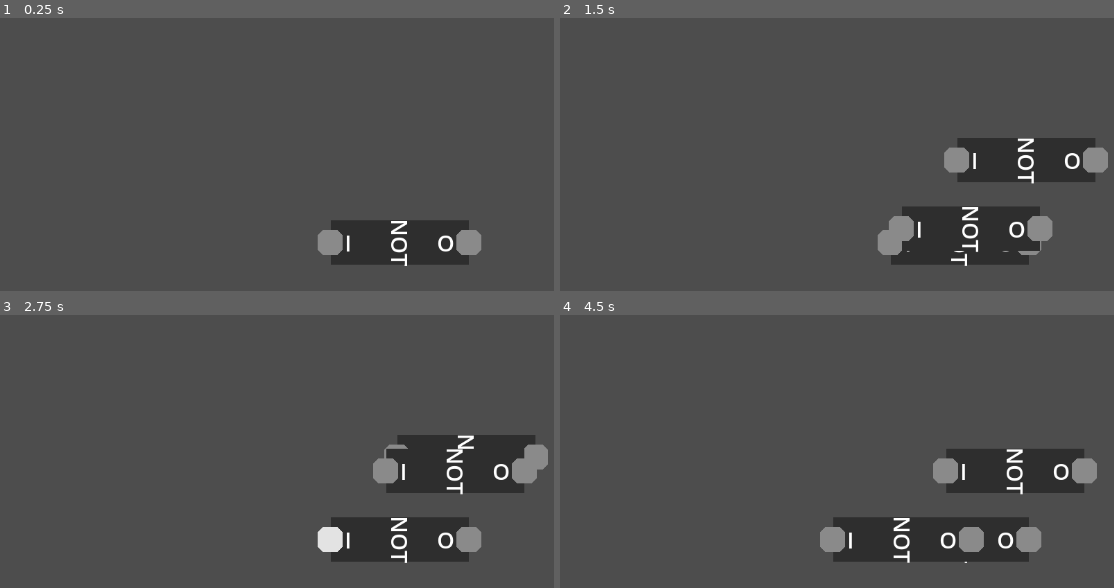
Above: before the commit, frames 1-4 (two rows, left to right).
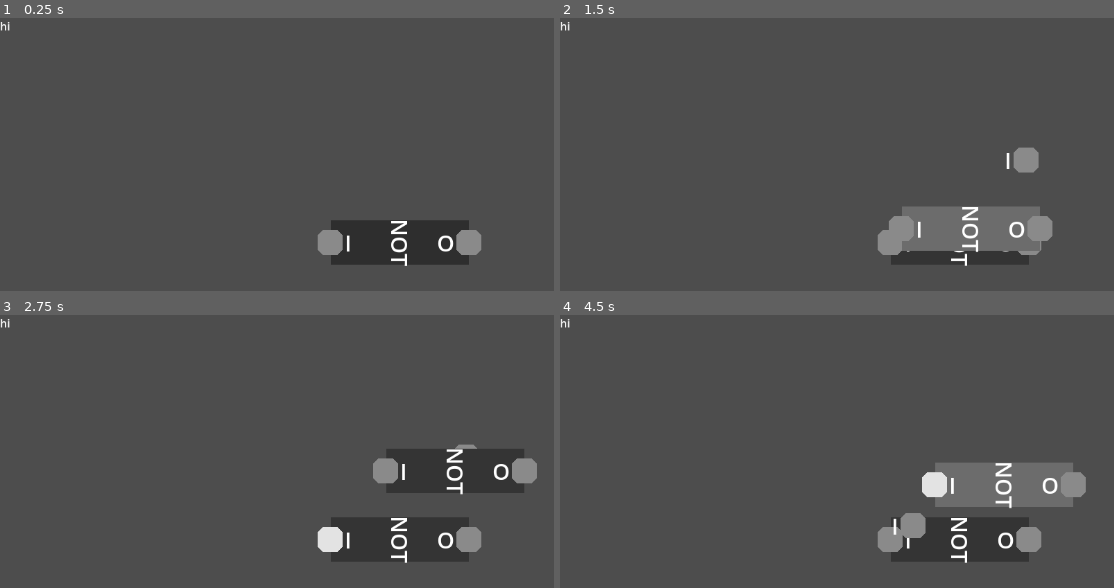
Above: after the commit, the same moments.

Repository: mncc8337/yals
Game: Godot game, scene res://main.tscn
The game is run twice, just before and just after one commit, with the same random seed, the same clock (stepped at 60 frames per second) and the same inputs.
Inputs (mouse positions are in pixels of both pictures, inside the frame that each line leads up to):
- Up to frame 1 (0.25 s): no input
- Up to frame 2 (1.5 s): tap Enter at 0.5 s; drag from (958, 241) to (1041, 143) at 0.52 s; tap Space at 1.25 s; drag from (958, 241) to (1025, 159) at 1.27 s
- Up to frame 3 (2.75 s): tap Enter at 2 s; move the mouse to (332, 538) at 2.02 s; click (332, 538) at 2.17 s
- Up to frame 4 (4.5 s): tap Space at 2.75, 4.25 s; drag from (1030, 538) to (1097, 456) at 2.77 s; tap Enter at 3.5 s; drag from (1025, 456) to (892, 538) at 3.52 s; drag from (958, 456) to (892, 538) at 4.27 s

The runs differ from the first frame. In frame 1, less than 0.1% of the frame differs, in the area x 0-74%, y 1-91%; in frame 2, 7.8%; in frame 3, 1.6%; in frame 4, 9.0%, in the area x 0-97%, y 1-91%.

Commit message:
make Wire a child of Element

Diff:
--- a/main.gd
+++ b/main.gd
@@ -19,8 +19,6 @@
 	add_pin("I", IC.PinType.Input)
 	add_ic(not_scene)
 	add_ic(not_scene)
-	add_ic(not_scene)
-	add_ic(not_scene)
 
 
 func add_pin(pin_name: String, pin_type: IC.PinType):
--- a/main.tscn
+++ b/main.tscn
@@ -8,11 +8,27 @@
 [node name="Main" type="Node"]
 script = ExtResource("1_ig7tw")
 
+[node name="UI" type="CanvasLayer" parent="."]
+
+[node name="Control" type="Control" parent="UI"]
+layout_mode = 3
+anchors_preset = 15
+anchor_right = 1.0
+anchor_bottom = 1.0
+grow_horizontal = 2
+grow_vertical = 2
+mouse_filter = 2
+
+[node name="Label" type="Label" parent="UI/Control"]
+layout_mode = 0
+offset_right = 40.0
+offset_bottom = 23.0
+text = "hi"
+
 [node name="Camera" type="Camera2D" parent="."]
 unique_name_in_owner = true
 
 [node name="Timer" type="Timer" parent="."]
-wait_time = 0.25
 autostart = true
 
 [node name="DrawingController" type="Node" parent="."]
@@ -24,9 +40,6 @@
 [node name="ElementInspector" type="Node" parent="."]
 script = ExtResource("4_lquwl")
 
-[node name="Wires" type="Node" parent="."]
-unique_name_in_owner = true
-
 [node name="Elements" type="Node" parent="."]
 unique_name_in_owner = true
 
--- a/scene/default_gate/and.gd
+++ b/scene/default_gate/and.gd
@@ -3,6 +3,7 @@
 @export var input_count: int = 2
 
 func _ready() -> void:
+	super()
 	add_pin("O", PinType.Output)
 	for i in range(input_count):
 		add_pin("I" + str(i), PinType.Input)
--- a/scene/default_gate/not.gd
+++ b/scene/default_gate/not.gd
@@ -1,6 +1,7 @@
 extends IC
 
 func _ready() -> void:
+	super()
 	add_pin("O", PinType.Output)
 	add_pin("I", PinType.Input)
 
--- a/scene/default_gate/or.gd
+++ b/scene/default_gate/or.gd
@@ -3,6 +3,7 @@
 @export var input_count: int = 2
 
 func _ready() -> void:
+	super()
 	add_pin("O", PinType.Output)
 	for i in range(input_count):
 		add_pin("I" + str(i), PinType.Input)
--- a/scene/default_gate/xor.gd
+++ b/scene/default_gate/xor.gd
@@ -3,6 +3,7 @@
 @export var input_count: int = 2
 
 func _ready() -> void:
+	super()
 	add_pin("O", PinType.Output)
 	for i in range(input_count):
 		add_pin("I" + str(i), PinType.Input)
--- a/scene/element.gd
+++ b/scene/element.gd
@@ -9,9 +9,5 @@
 var is_dragging: bool = false
 
 
-func _on_area_mouse_entered() -> void:
-	mouse_entered.emit()
-
-
 func _on_area_mouse_exited() -> void:
 	mouse_exited.emit()
--- a/scene/element.tscn
+++ b/scene/element.tscn
@@ -3,7 +3,6 @@
 [ext_resource type="Script" uid="uid://cq66bkgu4dmvg" path="res://scene/element.gd" id="1_8e27a"]
 
 [sub_resource type="RectangleShape2D" id="RectangleShape2D_8e27a"]
-size = Vector2(24, 24)
 
 [sub_resource type="LabelSettings" id="LabelSettings_8e27a"]
 font_size = 32
@@ -29,5 +28,4 @@
 text = "Element"
 label_settings = SubResource("LabelSettings_8e27a")
 
-[connection signal="mouse_entered" from="Area" to="." method="_on_area_mouse_entered"]
 [connection signal="mouse_exited" from="Area" to="." method="_on_area_mouse_exited"]
--- a/scene/ic.gd
+++ b/scene/ic.gd
@@ -10,6 +10,10 @@
 			ic_name = val
 			%Label.text = val
 
+
+const UNSELECT_COLOR: Color = Color(0.205, 0.205, 0.205, 1.0)
+const SELECT_COLOR: Color = Color(0.427, 0.427, 0.427, 1.0)
+
 enum PinType {
 	Input,
 	Output,
@@ -22,6 +26,7 @@
 	PinType.Output: [],
 }
 
+var all_pins: Array[Joint] = []
 var io_pin_type_map: Dictionary[Joint, PinType] = {}
 var io_pin_name_map: Dictionary[String, Joint] = {}
 
@@ -32,6 +37,17 @@
 	if design_mode:
 		visible = false
 		%Area/CollisionShape.disabled = true
+	else:
+		mouse_entered.connect(_on_mouse_entered)
+		mouse_exited.connect(_on_mouse_exited)
+
+
+func _on_mouse_entered() -> void:
+	%Area/Shape.color = SELECT_COLOR
+
+
+func _on_mouse_exited() -> void:
+	%Area/Shape.color = UNSELECT_COLOR
 
 
 func _resize_container(container: Node2D, available_size: float) -> void:
@@ -56,6 +72,7 @@
 	pin.name = pin_name
 	pin.value = false
 	pin.associated_ic = self
+	all_pins.append(pin)
 	io_pin[pin_type].append(pin)
 	io_pin_type_map[pin] = pin_type
 	io_pin_name_map[pin_name] = pin
--- a/scene/ic.tscn
+++ b/scene/ic.tscn
@@ -4,6 +4,7 @@
 [ext_resource type="Script" uid="uid://brdlca0gvo0h0" path="res://scene/ic.gd" id="2_qc4ip"]
 
 [sub_resource type="RectangleShape2D" id="RectangleShape2D_qc4ip"]
+resource_local_to_scene = true
 size = Vector2(200, 120)
 
 [node name="IC" instance=ExtResource("1_c8rht")]
--- a/scene/joint.tscn
+++ b/scene/joint.tscn
@@ -4,6 +4,7 @@
 [ext_resource type="PackedScene" uid="uid://df66ol0cevrpd" path="res://scene/element.tscn" id="1_gcrf7"]
 
 [sub_resource type="CircleShape2D" id="CircleShape2D_mpbps"]
+resource_local_to_scene = true
 radius = 21.0
 
 [node name="Joint" instance=ExtResource("1_gcrf7")]
--- a/scene/wire.gd
+++ b/scene/wire.gd
@@ -1,20 +1,30 @@
 class_name Wire
-extends Line2D
+extends Element
 
 
 @export var joints: Array[Joint] = []
 
-const INACTIVE_COLOR: Color = Color("#545454")
-const ACTIVE_COLOR: Color = Color("#ff6969")
-const SELECT_COLOR: Color = Color("#e3e3e3")
+const SELECT_COLOR: Dictionary[bool, Color] = {
+	true: Color("#ff9999"),
+	false: Color("#e3e3e3"),
+}
+
+const UNSELECT_COLOR: Dictionary[bool, Color] = {
+	true: Color("#ff5a5a"),
+	false: Color("#8a8a8a"),
+}
+
+var value: bool = false
 
 
 func _ready() -> void:
-	default_color = INACTIVE_COLOR
+	%Line.default_color = UNSELECT_COLOR[value]
 	global_position = Vector2.ZERO
-	add_point(Vector2.ZERO)
-	add_point(Vector2.ZERO)
-	default_color = INACTIVE_COLOR
+	%Line.add_point(Vector2.ZERO)
+	%Line.add_point(Vector2.ZERO)
+	mouse_entered.connect(_on_mouse_entered)
+	%Area/CollisionShape.disabled = true
+	draggable = false
 
 
 func add_joint(joint: Joint):
@@ -26,21 +36,46 @@
 	joints.append(joint)
 	joint.toggled.connect(_on_joint_toggled)
 	joint.moved.connect(_on_joint_moved)
-	set_point_position(len(joints) - 1, joint.global_position)
+	%Line.set_point_position(len(joints) - 1, joint.global_position)
 
 	if len(joints) == 2:
 		joints[0].make_connection(joints[1])
+		%Area/CollisionShape.disabled = false
+		_update_collision_shape()
 
 
-func _on_joint_toggled(value) -> void:
-	if value:
-		default_color = ACTIVE_COLOR
-	else:
-		default_color = INACTIVE_COLOR
+func set_end_position(new_pos: Vector2) -> void:
+	%Line.set_point_position(1, new_pos)
+
+
+func _on_joint_toggled() -> void:
+	value = joints[0].value and joints[1].value
+	%Line.default_color = UNSELECT_COLOR[value]
 
 
 func _on_joint_moved(joint: Joint, new_pos: Vector2):
 	if joint == joints[0]:
-		set_point_position(0, new_pos)
+		%Line.set_point_position(0, new_pos)
 	else:
-		set_point_position(1, new_pos)
+		%Line.set_point_position(1, new_pos)
+	_update_collision_shape()
+
+func _update_collision_shape():
+	var p1 = %Line.get_point_position(0)
+	var p2 = %Line.get_point_position(1)
+
+	var center = (p1 + p2) / 2
+	var angle = (p2 - p1).angle()
+	var length = p1.distance_to(p2)
+
+	%Area/CollisionShape.position = center
+	%Area/CollisionShape.rotation = angle
+	%Area/CollisionShape.shape.size = Vector2(length, %Line.width)
+
+
+func _on_mouse_entered() -> void:
+	%Line.default_color = SELECT_COLOR[value]
+
+
+func _on_area_mouse_exited() -> void:
+	%Line.default_color = UNSELECT_COLOR[value]
--- a/scene/wire.tscn
+++ b/scene/wire.tscn
@@ -1,7 +1,24 @@
-[gd_scene load_steps=2 format=3 uid="uid://dhe0n7gk77age"]
+[gd_scene load_steps=4 format=3 uid="uid://3nkmqaw4w5q6"]
 
 [ext_resource type="Script" uid="uid://5hpa70dsm7fu" path="res://scene/wire.gd" id="1_o4pgg"]
+[ext_resource type="PackedScene" uid="uid://df66ol0cevrpd" path="res://scene/element.tscn" id="1_xboxq"]
 
-[node name="Wire" type="Line2D"]
+[sub_resource type="RectangleShape2D" id="RectangleShape2D_smh75"]
+resource_local_to_scene = true
+
+[node name="Wire" node_paths=PackedStringArray("joints") instance=ExtResource("1_xboxq")]
+script = ExtResource("1_o4pgg")
+joints = []
+
+[node name="CollisionShape" parent="Area" index="0"]
+shape = SubResource("RectangleShape2D_smh75")
+
+[node name="Shape" parent="Area" index="1"]
+visible = false
+
+[node name="Label" parent="." index="1"]
+visible = false
+
+[node name="Line" type="Line2D" parent="." index="2"]
+unique_name_in_owner = true
 joint_mode = 2
-script = ExtResource("1_o4pgg")
--- a/script/drawing_controller.gd
+++ b/script/drawing_controller.gd
@@ -11,7 +11,7 @@
 func _unhandled_input(event: InputEvent) -> void:
 	if Global.current_mode != Global.Mode.Drawing:
 		if current_drawing:
-			%Wires.remove_child(current_drawing)
+			%Elements.remove_child(current_drawing)
 			current_drawing = null
 		return
 
@@ -40,7 +40,7 @@
 						_generate_wire(Global.selecting_element)
 	elif event is InputEventMouseMotion:
 		if current_drawing:
-			current_drawing.set_point_position(1, %Camera.get_global_mouse_position())
+			current_drawing.set_end_position(%Camera.get_global_mouse_position())
 
 
 func _process(_delta: float) -> void:
@@ -55,5 +55,5 @@
 
 func _generate_wire(joint: Joint) -> void:
 	current_drawing = wire_scene.instantiate()
-	%Wires.add_child(current_drawing)
+	%Elements.add_child(current_drawing)
 	current_drawing.add_joint(joint)
--- a/script/element_inspector.gd
+++ b/script/element_inspector.gd
@@ -1,6 +1,7 @@
 extends Node
 
 
+var hovering_element: Node
 var is_dragging: bool = false
 var mouse_relative_distance: Vector2
 
@@ -11,9 +12,9 @@
 			if not event.pressed:
 				if is_dragging:
 					is_dragging = false
-
 			else:
-				var ele: Element = _get_element_under_mouse()
+				var ele: Element = hovering_element
+				print(ele)
 				Global.selecting_element = ele
 				if ele:
 					ele.move_to_front()
@@ -21,14 +22,18 @@
 					if (
 						Global.current_mode == Global.Mode.Normal
 						and Global.current_ic
-						and Global.current_ic.io_pin_type_map.has(ele)
+						and ele is Joint
+						and ele in Global.current_ic.all_pins
 						and Global.current_ic.io_pin_type_map[ele as Joint] == IC.PinType.Input
 					):
 						ele.value = not ele.value
 				else:
 					print("deselected")
 	elif event is InputEventMouseMotion:
+		if not is_dragging:
+			hovering_element = _get_element_under_mouse()
 		var draggable: bool = Global.selecting_element and Global.selecting_element.draggable
+		draggable = draggable and (Global.current_mode != Global.Mode.Drawing)
 		if event.button_mask & MOUSE_BUTTON_MASK_LEFT and draggable:
 			if not is_dragging:
 				is_dragging = true
@@ -37,7 +42,8 @@
 
 				if (
 					Global.current_ic
-					and Global.current_ic.io_pin_type_map.has(Global.selecting_element)
+					and Global.selecting_element is Joint
+					and Global.selecting_element in Global.current_ic.all_pins
 					and Global.current_ic.io_pin_type_map[Global.selecting_element as Joint] == IC.PinType.Input
 				):
 					Global.selecting_element.value = not Global.selecting_element.value
@@ -47,7 +53,7 @@
 				if Global.selecting_element is Joint:
 					Global.selecting_element.moved.emit(Global.selecting_element, new_pos)
 				elif Global.selecting_element is IC:
-					for j in Global.selecting_element.io_pin_type_map.keys():
+					for j in Global.selecting_element.all_pins:
 						j.moved.emit(j, j.global_position)
 
 
@@ -58,8 +64,11 @@
 	query.collide_with_areas = true
 	query.collide_with_bodies = false
 
+	# priority:
+	# joint > ic > wire
+
+	var elements: Array[Element] = []
 	var results = space_state.intersect_point(query)
-	var elements: Array[Element] = []
 	for result in results:
 		var ele = result.collider.get_parent()
 		if ele is not Element:
@@ -71,10 +80,20 @@
 
 	elements.sort_custom(_sort_element)
 
+	elements[0].mouse_entered.emit()
 	return elements[0]
 
 
 func _sort_element(a: Element, b: Element) -> bool:
+	if a is Joint and b is not Joint:
+		return true
+	if b is Joint and a is not Joint:
+		return false
+	if a is Wire and b is not Wire:
+		return false
+	if b is Wire and a is not Wire:
+		return true
+
 	if a.z_index != b.z_index:
 		return a.z_index > b.z_index
 
